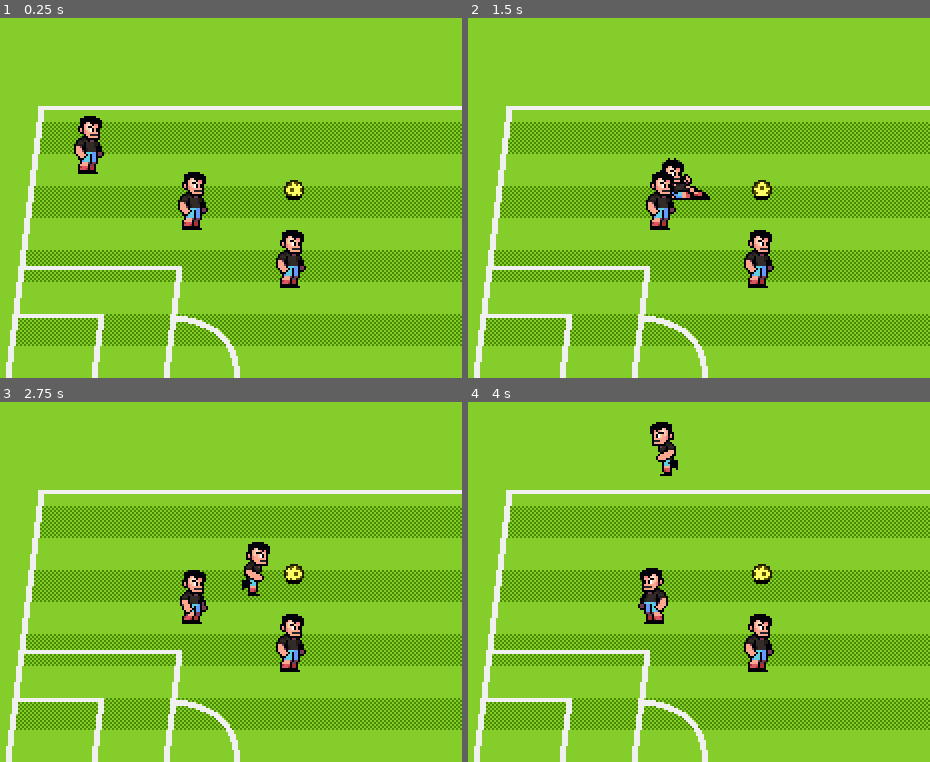
Above: before the commit, frames 1-4 (two rows, left to right).
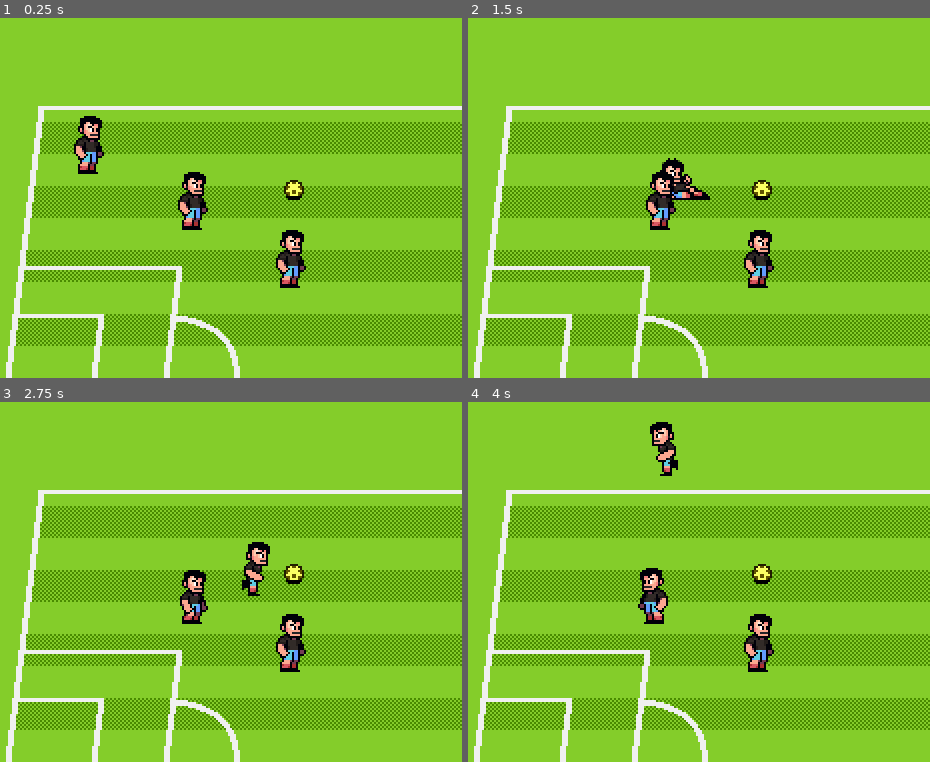
Above: after the commit, the same moments.

Repository: FlatMan89/soccer-course
Game: Godot game, scene res://scenes/world.tscn
Same seed, same stepped clock (60 frames per second), same inputs: the game is played once before the commit and once after it.
Inputs:
- Up to frame 1 (0.25 s): no input
- Up to frame 2 (1.5 s): hold Right (p1_right) 0.53-1.28 s; tap [ (p1_pass) at 0.6 s; hold Down (p1_down) from 1.28 s (still down); tap ] (p1_shoot) at 1.35 s
- Up to frame 3 (2.75 s): release Down (p1_down) at 2.03 s; hold Right (p1_right) from 2.03 s (still down); tap S (p2_down) at 2.1 s
- Up to frame 4 (4 s): release Right (p1_right) at 2.78 s; hold Up (p1_up) 2.78-3.53 s; tap A (p2_left) at 2.85 s; hold Left (p1_left) from 3.53 s (still down); tap ` (p2_pass) at 3.6 s

The runs differ from the first frame. In frame 1, less than 0.1% of the frame differs, in the area x 61-66%, y 45-50%; in frame 2, less than 0.1%; in frame 3, less than 0.1%; in frame 4, less than 0.1%.

Commit message:
add: 添加携带状态并使足球被携带时伴随的左右震荡效果

Diff:
--- a/scenes/ball/ball.gd
+++ b/scenes/ball/ball.gd
@@ -4,6 +4,7 @@
 enum State { CARRIED, FREEFORM, SHOT }
 
 @onready var player_detection_area: Area2D = %PlayerDetectionArea
+@onready var animation_player: AnimationPlayer = $AnimationPlayer
 
 var carrer: Player = null
 var current_state: BallState = null
@@ -17,7 +18,7 @@
 	if current_state != null:
 		current_state.queue_free()
 	current_state = state_factory.get_fresh_state(state)
-	current_state.setup(self, player_detection_area, carrer)
+	current_state.setup(self, player_detection_area, carrer, animation_player)
 	current_state.state_transition_requested.connect(switch_state.bind())
 	current_state.name = "BallStateMachine"
 	call_deferred("add_child", current_state)
--- a/scenes/ball/ball.tscn
+++ b/scenes/ball/ball.tscn
@@ -84,7 +84,7 @@
 libraries = {
 &"": SubResource("AnimationLibrary_stoaj")
 }
-autoplay = "roll"
+autoplay = "idle"
 
 [node name="ShadowSprite" type="Sprite2D" parent="."]
 texture = ExtResource("2_nv6q1")
--- a/scenes/ball/ball_states/ball_state.gd
+++ b/scenes/ball/ball_states/ball_state.gd
@@ -1,13 +1,15 @@
 class_name BallState
 extends Node
 
-signal state_transition_requested(new_state: BallState)
+signal state_transition_requested(new_state: Ball.State)
 
 var carrer: Player = null
 var ball: Ball = null
 var player_detection_area: Area2D = null
+var animation_player: AnimationPlayer = null
 
-func setup(context_ball: Ball, content_player_detection_area: Area2D, context_carrer: Player) -> void:
+func setup(context_ball: Ball, content_player_detection_area: Area2D, context_carrer: Player, context_animation_player: AnimationPlayer) -> void:
 	ball = context_ball
 	player_detection_area = content_player_detection_area
 	carrer = context_carrer
+	animation_player = context_animation_player
--- a/scenes/ball/ball_states/ball_state_carried.gd
+++ b/scenes/ball/ball_states/ball_state_carried.gd
@@ -1,10 +1,33 @@
 class_name BallStateCarried
 extends BallState
 
+const OFFSET_FROM_PLAYER: Vector2 = Vector2(10, 4)
+const DRIBBLE_FREQUENCY := 10.0
+const DRIBBLE_INTENSITY := 3.0
+
+var dribble_time := 0.0
 
 func _enter_tree() -> void:
 	assert(carrer != null)
 
 
 func _process(delta: float) -> void:
-	ball.position = carrer.position
+
+	var vx := 0.0
+	dribble_time += delta
+
+	if carrer.velocity != Vector2.ZERO:
+
+		if carrer.velocity.x != 0:
+			vx = cos(dribble_time * DRIBBLE_FREQUENCY) * DRIBBLE_INTENSITY
+
+		if carrer.heading.x >= 0:
+			animation_player.play("roll")
+			animation_player.advance(0)
+		else:
+			animation_player.play_backwards("roll")
+			animation_player.advance(0)
+	else:
+		animation_player.play("idle")
+
+	ball.position = carrer.position + Vector2(vx + carrer.heading.x * OFFSET_FROM_PLAYER.x, OFFSET_FROM_PLAYER.y)
